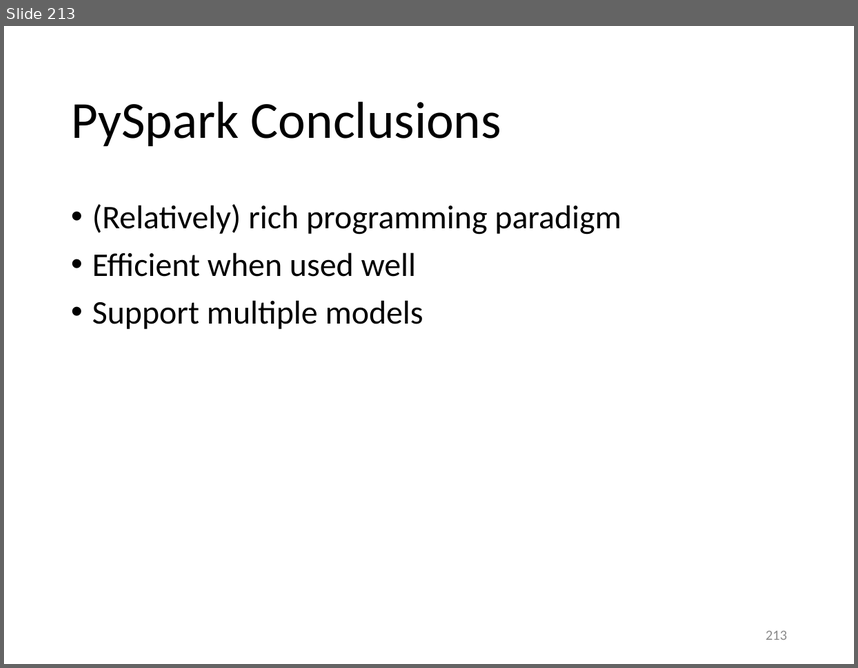
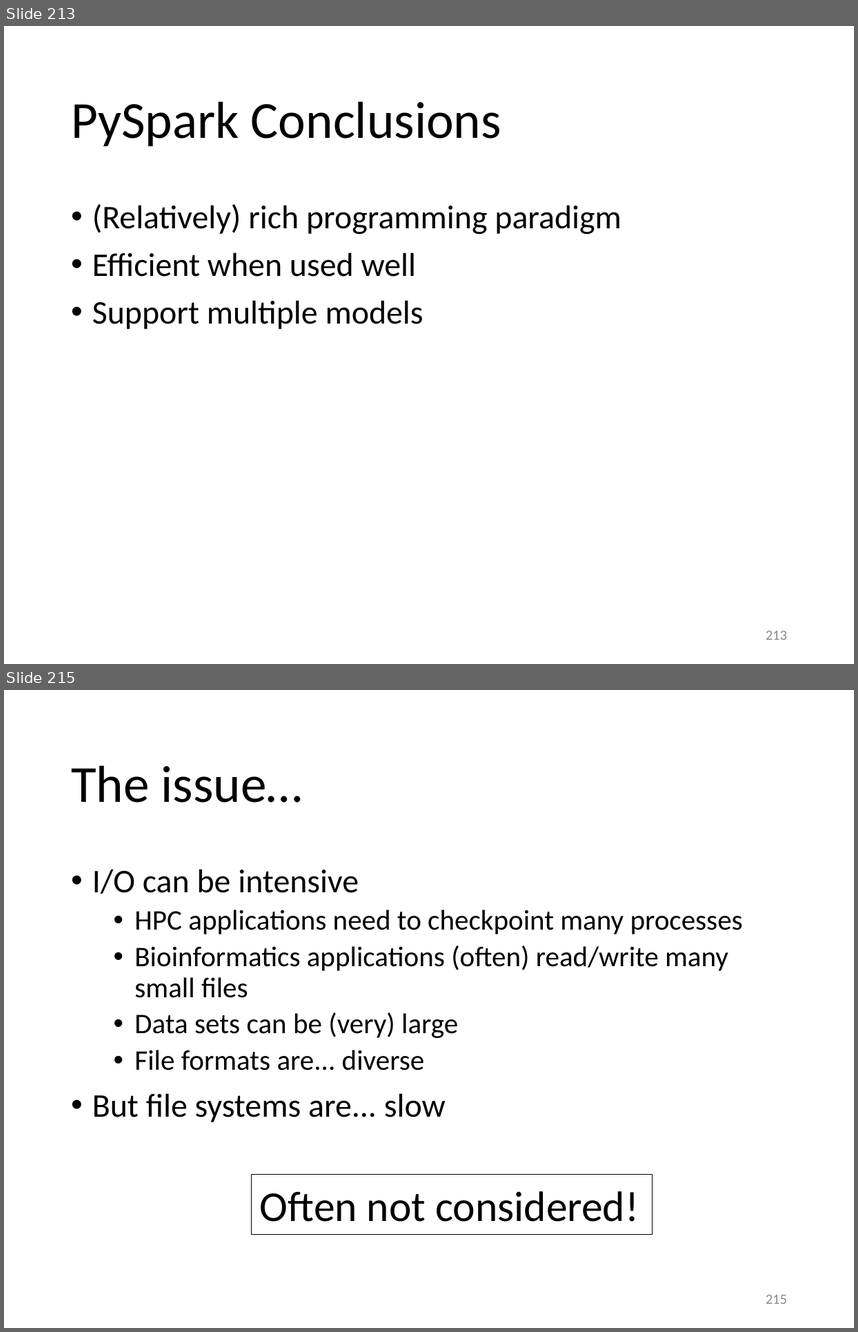
Before and after one commit to gjbex/Python-for-HPC, a slide deck: python_for_hpc.pptx. Shown one above the other, each under a label of ours: slide 213 before the commit, slides 213 and 215 after it; the slides between them are not shown. The pictures are 858x668 and 858x1332 pixels, drawn with LibreOffice and Linux fonts; fonts in the diff are those of the drawing. Boxes give left, top, right and bottom in pixels: in the first picture for what was removed or moved away, otherwise in the second. Text is boxed around its words. In the diff, an @@ line names an element or a change of style, - is before the commit and + after.

```diff
--- a/python_for_hpc.pptx
+++ b/python_for_hpc.pptx
@@ slide 215 added at box(4, 690, 854, 1328), background #FFFFFF @@
@@ title added at box(71, 765, 303, 802), 44 pt, text #000000 @@
+The issue…
@@ text added at box(92, 869, 743, 1122), 24 pt, text #000000 @@
+• I/O can be intensive
+  • HPC applications need to checkpoint many processes
+  • Bioinformatics applications (often) read/write many small files
+  • Data sets can be (very) large
+  • File formats are... diverse
+• But file systems are... slow
@@ rectangle added at box(252, 1174, 653, 1235), outline #000000 0.75 pt, 36 pt, text #000000 @@
+Often not considered!
@@ page number added at box(766, 1294, 787, 1303), 12 pt, text #8C8C8C @@
+215
```
Also in this commit, not shown: 14 other slides added.
